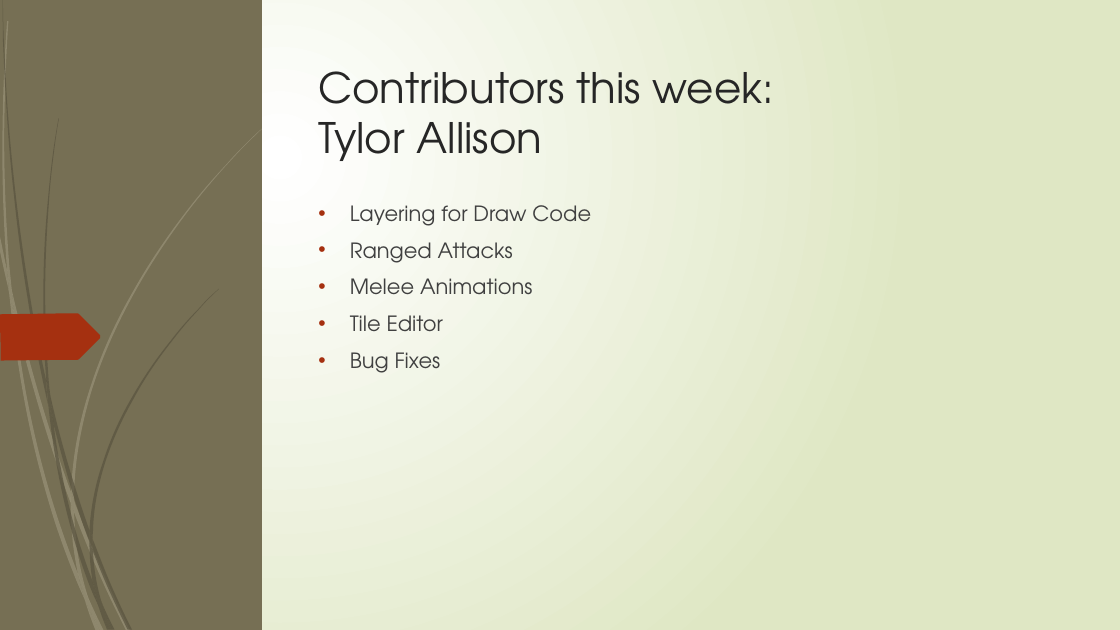
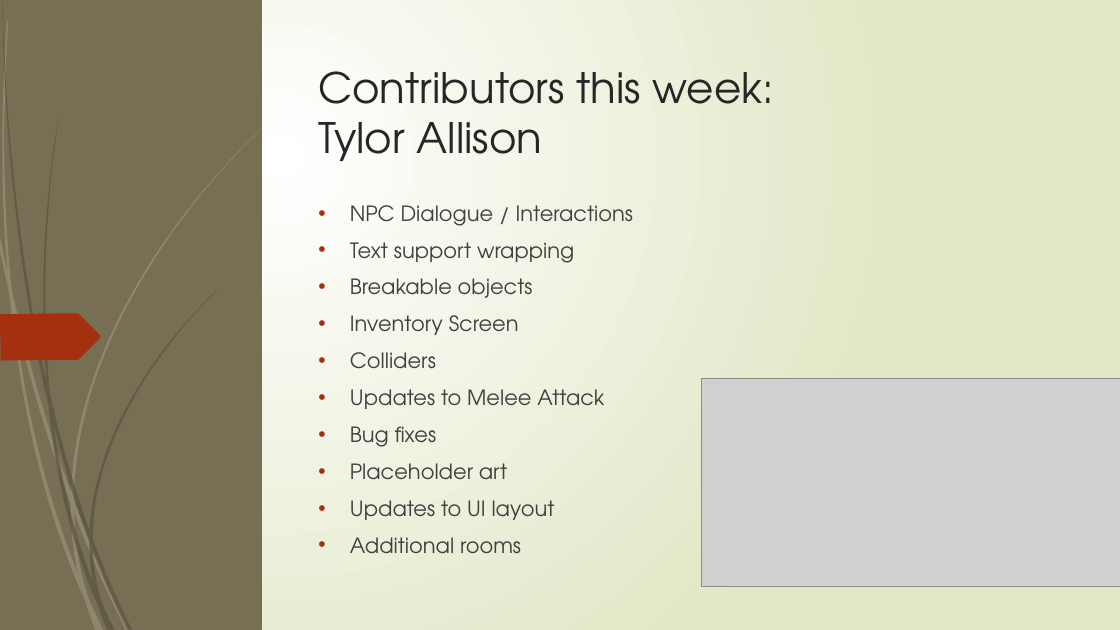
Before and after one commit to gamkedo-la/daggers-gate, a slide deck: slide 3 of Reference Documents/Week 4.pptx. Drawn at 1120x630 pixels with LibreOffice and Linux fonts; fonts in the diff are those of the drawing; grey boxes stand for pictures. Boxes give left, top, right and bottom in pixels: in the first picture for what was removed or moved away, otherwise in the second. Text is boxed around its words. In the diff, an @@ line names an element or a change of style, - is before the commit and + after.

```diff
--- a/Reference Documents/Week 4.pptx
+++ b/Reference Documents/Week 4.pptx
@@ text at [350,205,633,554]: text changed @@
-• Layering for Draw Code
-• Ranged Attacks
-• Melee Animations
-• Tile Editor
-• Bug Fixes
+• NPC Dialogue / Interactions
+• Text support wrapping
+• Breakable objects
+• Inventory Screen
+• Colliders
+• Updates to Melee Attack
+• Bug fixes
+• Placeholder art
+• Updates to UI layout
+• Additional rooms
@@ picture added at [702,379,1120,587] @@
```
Also in this commit, not shown: 3 other slides changed, 1 slide removed, 1 other file.
